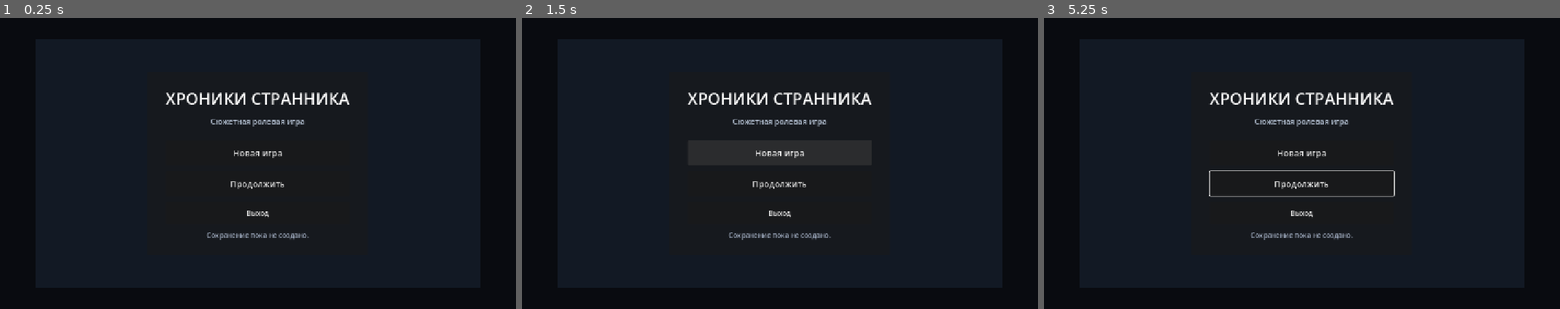
Above: before the commit, frames 1-3 (left to right).
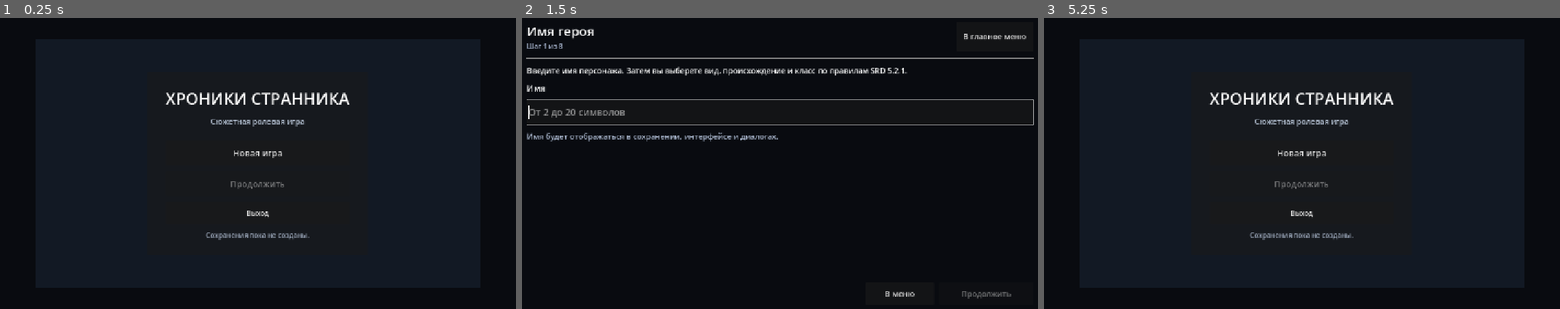
Above: after the commit, the same moments.

Repository: eretenkodaniil16-rgb/rpg-project
Game: Godot game, scene res://scenes/menus/main_menu.tscn
The game is run twice, just before and just after one commit, with the same random seed, the same clock (stepped at 60 frames per second) and the same inputs.
Inputs (mouse positions are in pixels of both pictures, inside the frame that each line leads up to):
- Up to frame 1 (0.25 s): no input
- Up to frame 2 (1.5 s): click "Новая игра" at 0.5 s; click (780, 151) at 1.25 s, where only the run before the commit has a clickable "Новая игра"
- Up to frame 3 (5.25 s): click (1518, 35) at 2 s, where only the run after the commit has a clickable "В главное меню"; click "Новая игра" at 2.75 s; click (1302, 183) at 3.5 s, where only the run before the commit has a clickable "Продолжить"; click (1420, 294) at 4.25 s, where only the run after the commit has a clickable "В меню"; tap Enter (ui_accept) at 5 s; move the mouse to (1420, 148) at 5.02 s; hold Right (ui_right) from 5.03 s (still down); tap C at 5.1 s; click (1420, 148) at 5.17 s

The runs differ from the first frame. In frame 1, 0.4% of the frame differs, in the area x 39-60%, y 56-77%; in frame 2, 8.0%, in the area x 0-100%, y 3-97%; in frame 3, 0.6%.
Error before the commit: Parse Error: Could not preload resource script "res://scripts/ui/save_slots_panel.gd". (res://scripts/menus/main_menu.gd:5)

Commit message:
fix: avoid reserved class_name identifier

Diff:
--- a/scripts/ui/save_slots_panel.gd
+++ b/scripts/ui/save_slots_panel.gd
@@ -149,7 +149,7 @@
 	if not exists:
 		return "%s\n    Пустая ячейка" % heading
 	var character_name: String = str(entry.get("character_name", "Герой"))
-	var class_name: String = str(entry.get("character_class_name", ""))
+	var character_class_label: String = str(entry.get("character_class_name", ""))
 	var level: int = int(entry.get("level", 1))
 	var current_health: int = int(entry.get("current_health", 0))
 	var maximum_health: int = int(entry.get("maximum_health", 0))
@@ -158,7 +158,7 @@
 	return "%s\n    %s · %s · ур. %d · HP %d/%d\n    %s · %s" % [
 		heading,
 		character_name,
-		class_name,
+		character_class_label,
 		level,
 		current_health,
 		maximum_health,
